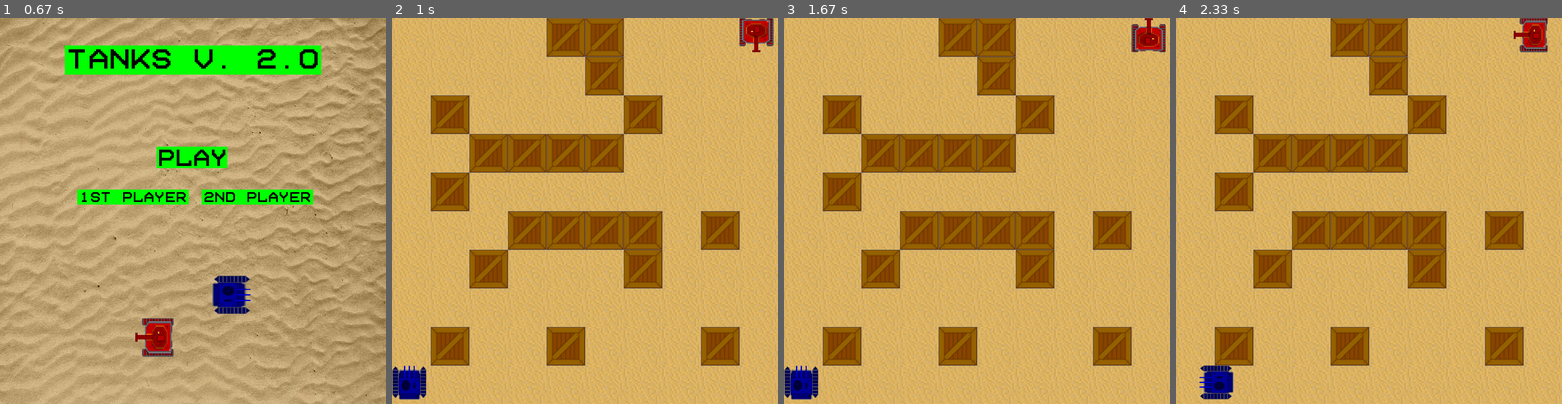
Above: before the commit, frames 1-4 (left to right).
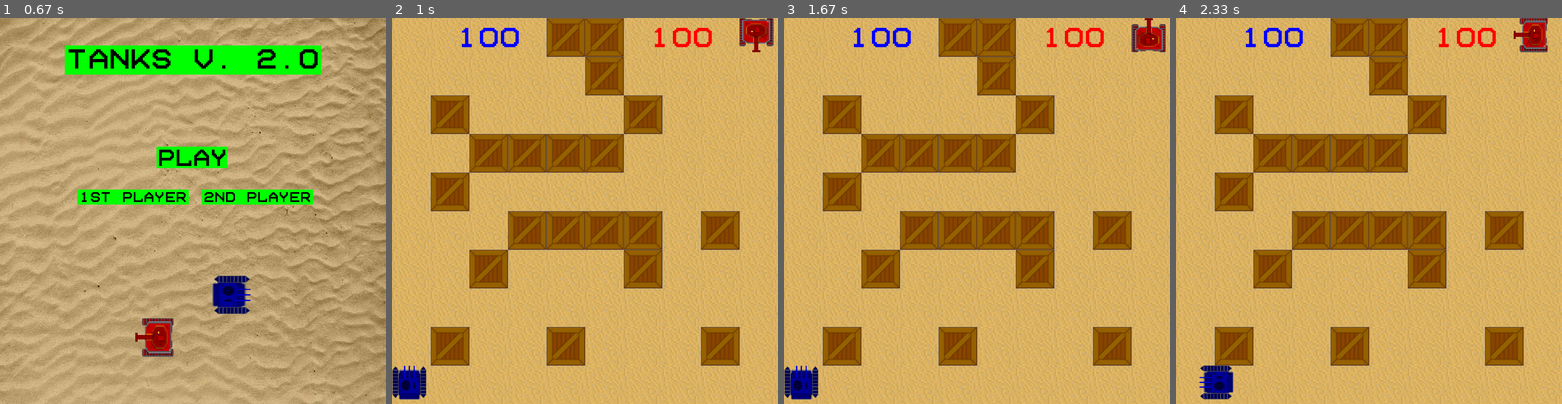
Above: after the commit, the same moments.

Repository: Artem468/pygame_project
Game: pygame game, started from main.py
The game is run twice, just before and just after one commit, with the same random seed, the same clock (stepped at 60 frames per second) and the same inputs.
Inputs:
- Up to frame 1 (0.67 s): no input
- Up to frame 2 (1 s): click "Play" at 0.88 s
- Up to frame 3 (1.67 s): hold Up 1.17-1.63 s
- Up to frame 4 (2.33 s): hold Right 1.67-2.13 s; hold D 1.67-2.13 s; hold Left from 2.17 s (still down); hold A from 2.17 s (still down)

Frame 1 is identical in both runs. In frame 2, 0.6% of the frame differs, in the area x 18-83%, y 2-8%; in frame 3, 0.6%; in frame 4, 0.6%.

Commit message:
Add files via upload

Diff:
--- a/main.py
+++ b/main.py
@@ -1,6 +1,7 @@
 import pygame
 import os
 import sys
+import random
 
 pygame.init()
 size = width, height = 900, 900
@@ -375,6 +376,26 @@
 start_screen()
 
 
+def print_health():
+    font = pygame.font.Font(r'data\teletactile.ttf', 60)
+    text_coord = width // 4
+    string_rendered = font.render(str(first_hp), True, pygame.Color(first_player))
+    intro_rect = string_rendered.get_rect()
+    text_coord -= string_rendered.get_width() // 2
+    intro_rect.top = 20
+    intro_rect.x = text_coord
+    screen.blit(string_rendered, intro_rect)
+
+    font = pygame.font.Font(r'data\teletactile.ttf', 60)
+    text_coord = width // 2 + width // 4
+    string_rendered = font.render(str(second_hp), True, pygame.Color(second_player))
+    intro_rect = string_rendered.get_rect()
+    text_coord -= string_rendered.get_width() // 2
+    intro_rect.top = 20
+    intro_rect.x = text_coord
+    screen.blit(string_rendered, intro_rect)
+
+
 def bullet_move(self):
     if self.timer.get_ticks() - self.time >= 500:
         self.rect.x, self.rect.y = -100, -100
@@ -396,6 +417,7 @@
         self.timer = pygame.time
         self.flag_im = True
         self.flag = False
+        self.x1, self.y1 = 0, 0
 
     def update(self):
         if self.flag:
@@ -424,6 +446,15 @@
                                         self.flag_im = False
                                         self.flag_move = False
                                         self.flag = True
+                                        if self.direction == 'up' or self.direction == 'down':
+                                            cells = round(abs(self.y1 - self.rect.y) / 90)
+                                            print(cells)
+                                        else:
+                                            cells = round(abs(self.x1 - self.rect.x) / 90)
+                                            print(cells)
+                                        hit_hp = 100 - cells * 10
+                                        global second_hp
+                                        second_hp -= hit_hp
                                         if self.direction == 'left':
                                             self.rect.move_ip(-35, -30)
                                         elif self.direction == 'right':
@@ -441,6 +472,15 @@
                                     self.flag_im = False
                                     self.flag_move = False
                                     self.flag = True
+                                    if self.direction == 'up' or self.direction == 'down':
+                                        cells = round(abs(self.y1 - self.rect.y) / 90)
+                                        print(cells)
+                                    else:
+                                        cells = round(abs(self.x1 - self.rect.x) / 90)
+                                        print(cells)
+                                    hit_hp = 100 - cells * 10
+                                    global first_hp
+                                    first_hp -= hit_hp
                                     if self.direction == 'left':
                                         self.rect.move_ip(-35, -30)
                                     elif self.direction == 'right':
@@ -582,6 +622,8 @@
                 if self.direction == 'left':
                     bullet.rect.x = self.rect.x + self.image.get_width() // 2 - 67
                     bullet.rect.y = self.rect.y + self.image.get_height() // 2 - 5
+                    bullet.x1 = self.rect.x + self.image.get_width() // 2 - 67
+                    bullet.y1 = self.rect.y + self.image.get_height() // 2 - 5
                     if bullet.direction == 'right':
                         bullet.image = pygame.transform.rotate(bullet.image, 180)
                     elif bullet.direction == 'up':
@@ -592,6 +634,8 @@
                 if self.direction == 'right':
                     bullet.rect.x = self.rect.x + self.image.get_width() // 2 + 45
                     bullet.rect.y = self.rect.y + self.image.get_height() // 2 - 7
+                    bullet.x1 = self.rect.x + self.image.get_width() // 2 + 45
+                    bullet.y1 = self.rect.y + self.image.get_height() // 2 - 7
                     if bullet.direction == 'left':
                         bullet.image = pygame.transform.rotate(bullet.image, 180)
                     elif bullet.direction == 'up':
@@ -602,6 +646,8 @@
                 if self.direction == 'up':
                     bullet.rect.x = self.rect.x + self.image.get_width() // 2 - 6
                     bullet.rect.y = self.rect.y + self.image.get_height() // 2 - 78
+                    bullet.x1 = self.rect.x + self.image.get_width() // 2 - 6
+                    bullet.y1 = self.rect.y + self.image.get_height() // 2 - 78
                     if bullet.direction == 'down':
                         bullet.image = pygame.transform.rotate(bullet.image, 180)
                     elif bullet.direction == 'left':
@@ -612,6 +658,8 @@
                 if self.direction == 'down':
                     bullet.rect.x = self.rect.x + self.image.get_width() // 2 - 7
                     bullet.rect.y = self.rect.y + self.image.get_height() // 2 + 45
+                    bullet.x1 = self.rect.x + self.image.get_width() // 2 - 7
+                    bullet.y1 = self.rect.y + self.image.get_height() // 2 + 45
                     if bullet.direction == 'up':
                         bullet.image = pygame.transform.rotate(bullet.image, 180)
                     elif bullet.direction == 'left':
@@ -711,6 +759,8 @@
                 if self.direction == 'left':
                     bullet.rect.x = self.rect.x + self.image.get_width() // 2 - 67
                     bullet.rect.y = self.rect.y + self.image.get_height() // 2 - 5
+                    bullet.x1 = self.rect.x + self.image.get_width() // 2 - 67
+                    bullet.y1 = self.rect.y + self.image.get_height() // 2 - 5
                     if bullet.direction == 'right':
                         bullet.image = pygame.transform.rotate(bullet.image, 180)
                     elif bullet.direction == 'up':
@@ -721,6 +771,8 @@
                 if self.direction == 'right':
                     bullet.rect.x = self.rect.x + self.image.get_width() // 2 + 45
                     bullet.rect.y = self.rect.y + self.image.get_height() // 2 - 7
+                    bullet.x1 = self.rect.x + self.image.get_width() // 2 + 45
+                    bullet.y1 = self.rect.y + self.image.get_height() // 2 - 7
                     if bullet.direction == 'left':
                         bullet.image = pygame.transform.rotate(bullet.image, 180)
                     elif bullet.direction == 'up':
@@ -731,6 +783,8 @@
                 if self.direction == 'up':
                     bullet.rect.x = self.rect.x + self.image.get_width() // 2 - 6
                     bullet.rect.y = self.rect.y + self.image.get_height() // 2 - 78
+                    bullet.x1 = self.rect.x + self.image.get_width() // 2 - 6
+                    bullet.y1 = self.rect.y + self.image.get_height() // 2 - 78
                     if bullet.direction == 'down':
                         bullet.image = pygame.transform.rotate(bullet.image, 180)
                     elif bullet.direction == 'left':
@@ -741,6 +795,8 @@
                 if self.direction == 'down':
                     bullet.rect.x = self.rect.x + self.image.get_width() // 2 - 7
                     bullet.rect.y = self.rect.y + self.image.get_height() // 2 + 45
+                    bullet.x1 = self.rect.x + self.image.get_width() // 2 - 7
+                    bullet.y1 = self.rect.y + self.image.get_height() // 2 + 45
                     if bullet.direction == 'up':
                         bullet.image = pygame.transform.rotate(bullet.image, 180)
                     elif bullet.direction == 'left':
@@ -760,9 +816,12 @@
         if self.rect.bottom > 900:
             self.rect.bottom = 900
 
-level_map = load_level("map.map")
-generate_level(level_map)
-
+
+def fight_screen_update():
+    level_map = load_level("map.map")
+    generate_level(level_map)
+
+fight_screen_update()
 first_sprites = pygame.sprite.Group()
 First_tank(first_sprites)
 second_sprites = pygame.sprite.Group()
@@ -781,8 +840,6 @@
 running = True
 while running:
     clock.tick(FPS)
-    first_sprites.update(None)
-    second_sprites.update(None)
     for event in pygame.event.get():
         if event.type == pygame.QUIT:
             running = False
@@ -810,7 +867,10 @@
                 if second_pushed_buttons == 0:
                     second_drive_sound.stop()
                     second_selff.drive_flag = False
+    first_sprites.update(None)
+    second_sprites.update(None)
     bullet_sprites.update()
     all_sprites.draw(screen)
+    print_health()
     pygame.display.flip()
 pygame.quit()
